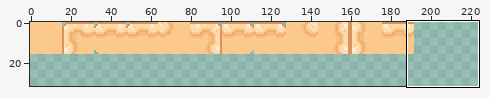
Sprite sheet -- assets/art/terrain/tileset_combined.png. Above, an overview of the earlier version with the close-up marked.
Close-up. Before the commit:
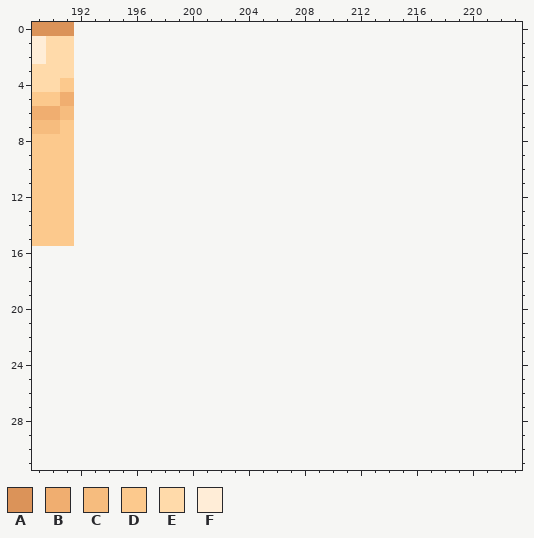
The file is 192x16 pixels. Shown: x 189..223, y 0..31. The old version is drawn lined up with the new one, on the new canvas.
Palette (. is transparent): A #db9359  B #f0ae70  C #f6bc7e  D #fcc98d  E #ffdaaa  F #ffedd7
Pixels before, first column x 189:
 0 AAA
 1 FEE
 2 FEE
 3 EEE
 4 EED
 5 DDB
 6 BBC
 7 CCD
 8 DDD
 9 DDD
10 DDD
11 DDD
12 DDD
13 DDD
14 DDD
15 DDD
After:
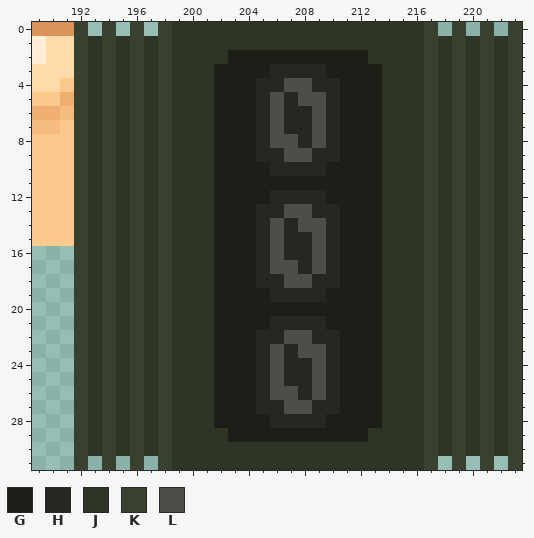
Colours new in this view: G #1d1e18  H #262723  J #2e3426  K #37412e  L #4d4e48
The exact change:
canvas 192x16 -> 224x32
Changed rows in their new state; - is an unchanged pixel.
first column x 192:
 0 K-K-K-KJJJJJJJJJJJJJJJJJJK-K-K-K
 1 KJKJKJKJJJJJJJJJJJJJJJJJJKJKJKJK
 2 KJKJKJKJJJJGGGGGGGGGGJJJJKJKJKJK
 3 KJKJKJKJJJGGGGHHHHGGGGJJJKJKJKJK
 4 KJKJKJKJJJGGGHHLLHHGGGJJJKJKJKJK
 5 KJKJKJKJJJGGGHLHLLHGGGJJJKJKJKJK
 6 KJKJKJKJJJGGGHLHHLHGGGJJJKJKJKJK
 7 KJKJKJKJJJGGGHLHHLHGGGJJJKJKJKJK
 8 KJKJKJKJJJGGGHLLHLHGGGJJJKJKJKJK
 9 KJKJKJKJJJGGGHHLLHHGGGJJJKJKJKJK
10 KJKJKJKJJJGGGGHHHHGGGGJJJKJKJKJK
11 KJKJKJKJJJGGGGGGGGGGGGJJJKJKJKJK
12 KJKJKJKJJJGGGGHHHHGGGGJJJKJKJKJK
13 KJKJKJKJJJGGGHHLLHHGGGJJJKJKJKJK
14 KJKJKJKJJJGGGHLHLLHGGGJJJKJKJKJK
15 KJKJKJKJJJGGGHLHHLHGGGJJJKJKJKJK
16 KJKJKJKJJJGGGHLHHLHGGGJJJKJKJKJK
17 KJKJKJKJJJGGGHLLHLHGGGJJJKJKJKJK
18 KJKJKJKJJJGGGHHLLHHGGGJJJKJKJKJK
19 KJKJKJKJJJGGGGHHHHGGGGJJJKJKJKJK
20 KJKJKJKJJJGGGGGGGGGGGGJJJKJKJKJK
21 KJKJKJKJJJGGGGHHHHGGGGJJJKJKJKJK
22 KJKJKJKJJJGGGHHLLHHGGGJJJKJKJKJK
23 KJKJKJKJJJGGGHLHLLHGGGJJJKJKJKJK
24 KJKJKJKJJJGGGHLHHLHGGGJJJKJKJKJK
25 KJKJKJKJJJGGGHLHHLHGGGJJJKJKJKJK
26 KJKJKJKJJJGGGHLLHLHGGGJJJKJKJKJK
27 KJKJKJKJJJGGGHHLLHHGGGJJJKJKJKJK
28 KJKJKJKJJJGGGGHHHHGGGGJJJKJKJKJK
29 KJKJKJKJJJJGGGGGGGGGGJJJJKJKJKJK
30 KJKJKJKJJJJJJJJJJJJJJJJJJKJKJKJK
31 K-K-K-KJJJJJJJJJJJJJJJJJJK-K-K-K
Where, in picture pixels (left, top, right, bottom), the same in both close-ups:
added: (74, 22, 522, 470)
